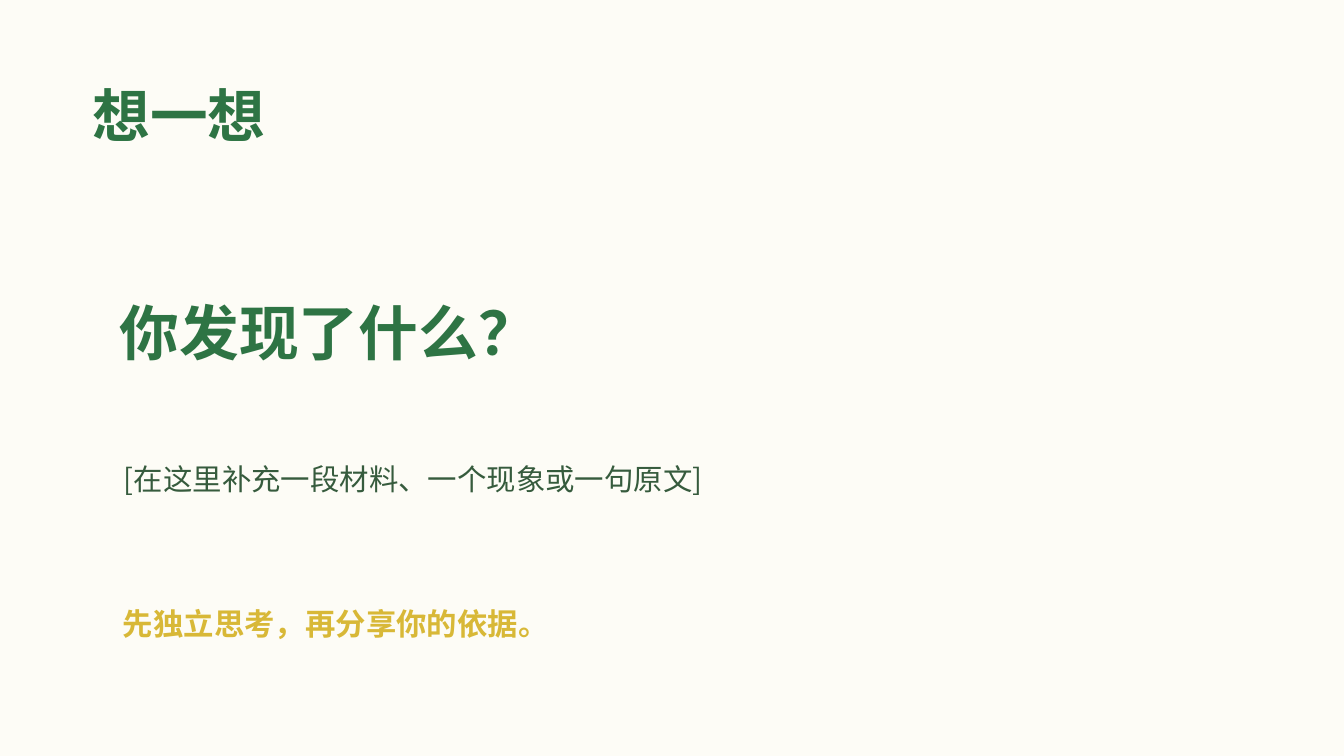
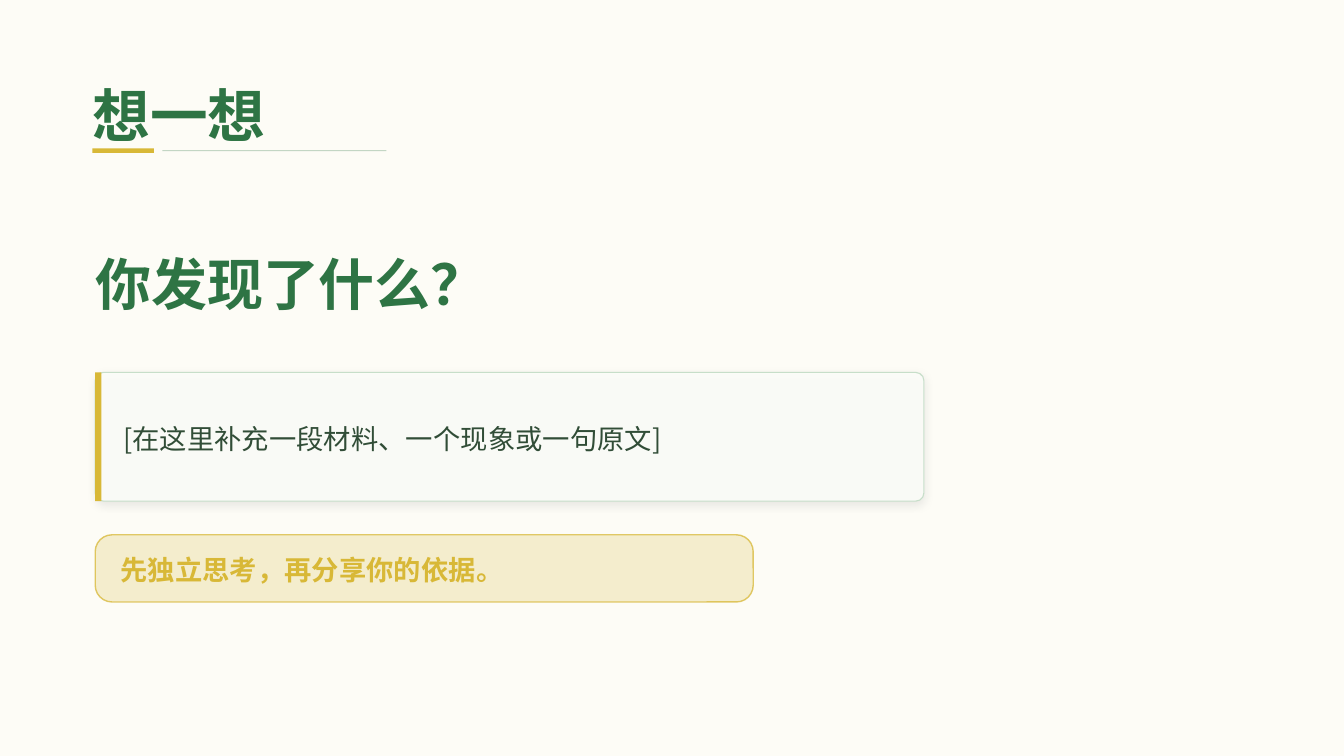
Before and after one commit to Daylily-Huang/Work-skills, a slide deck: slide 3 of skills/teacher-ppt/assets/templates/T18_薄荷柠檬研学.pptx. Drawn at 1344x756 pixels with LibreOffice and Linux fonts; fonts in the diff are those of the drawing; background and template pictures are left out. Boxes give left, top, right and bottom in pixels: in the first picture for what was removed or moved away, otherwise in the second. Text is boxed around its words. In the diff, an @@ line names an element or a change of style, - is before the commit and + after.

```diff
--- a/skills/teacher-ppt/assets/templates/T18_薄荷柠檬研学.pptx
+++ b/skills/teacher-ppt/assets/templates/T18_薄荷柠檬研学.pptx
@@ rectangle added at (93,148,154,152), fill #D8B837 @@
@@ rectangle added at (162,150,386,151), fill #2E7444 at 28% opacity @@
@@ text "你发现了什么？": place and size @@
-text "你发现了什么？" at (120,304,538,361)
+text "你发现了什么？" at (95,257,487,310)
@@ text "你发现了什么？" at (95,257,487,310): size 42.8 to 40 pt @@
@@ rounded rectangle added at (95,372,924,501), fill #FCFDF9 at 88% opacity, outline #C7DEC9 0.8 pt @@
@@ rectangle added at (95,372,101,501), fill #D8B837 @@
@@ text "[在这里补充一段材料、一个现象或一句原文]": place and size @@
-text "[在这里补充一段材料、一个现象或一句原文]" at (124,465,702,495)
+text "[在这里补充一段材料、一个现象或一句原文]" at (123,426,662,454)
@@ text "[在这里补充一段材料、一个现象或一句原文]" at (123,426,662,454): size 21 to 19.5 pt, text colour #365B3D to #314D37 @@
@@ rounded rectangle added at (95,535,753,603), fill #FCFDF9 at 90% opacity, outline #D8B837 1 pt @@
@@ rounded rectangle added at (95,535,753,603), fill #D8B837 at 22% opacity @@
@@ text "先独立思考，再分享你的依据。": place and size @@
-text "先独立思考，再分享你的依据。" at (123,609,549,639)
+text "先独立思考，再分享你的依据。" at (120,556,503,584)
@@ text "先独立思考，再分享你的依据。" at (120,556,503,584): size 21.8 to 19.5 pt @@
```
Also in this commit, not shown: 4 other slides changed, 23 other files.
